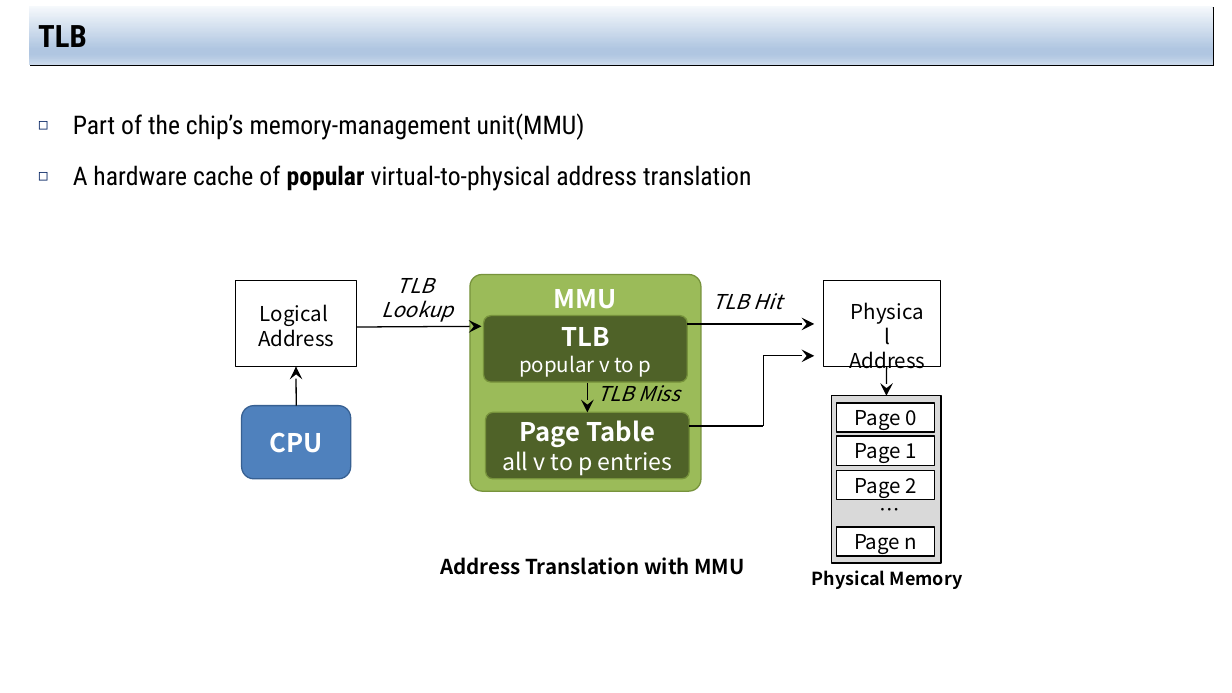
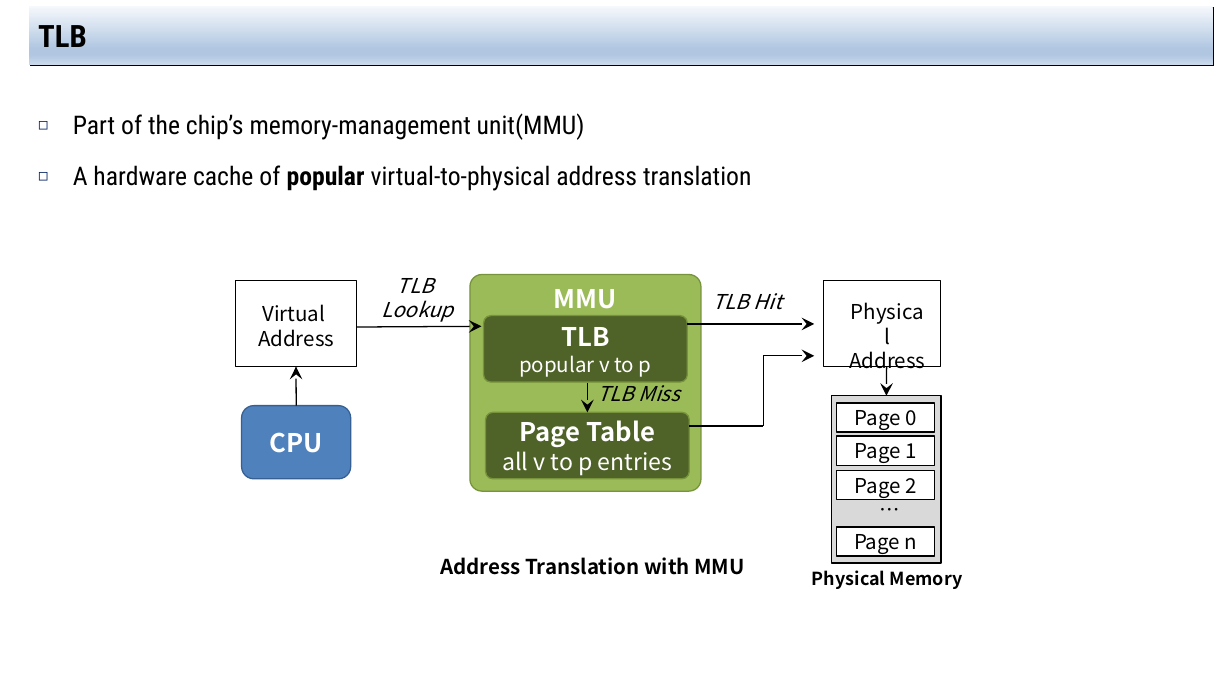
Before and after one commit to jachermocilla/extra-course-materials, a slide deck: slide 5 of cmsc125/ostep/slides/01.Virtualization/19.Translation_Lookaside_Buffers.pptx. Drawn at 1232x693 pixels with LibreOffice and Linux fonts; fonts in the diff are those of the drawing. Boxes give left, top, right and bottom in pixels: in the first picture for what was removed or moved away, otherwise in the second. Text is boxed around its words. In the diff, an @@ line names an element or a change of style, - is before the commit and + after.

```diff
--- a/cmsc125/ostep/slides/01.Virtualization/19.Translation_Lookaside_Buffers.pptx
+++ b/cmsc125/ostep/slides/01.Virtualization/19.Translation_Lookaside_Buffers.pptx
@@ text at (263,304,326,322): text changed @@
-Logical
+Virtual
```
Also in this commit, not shown: 2 other slides changed, 7 other files.
